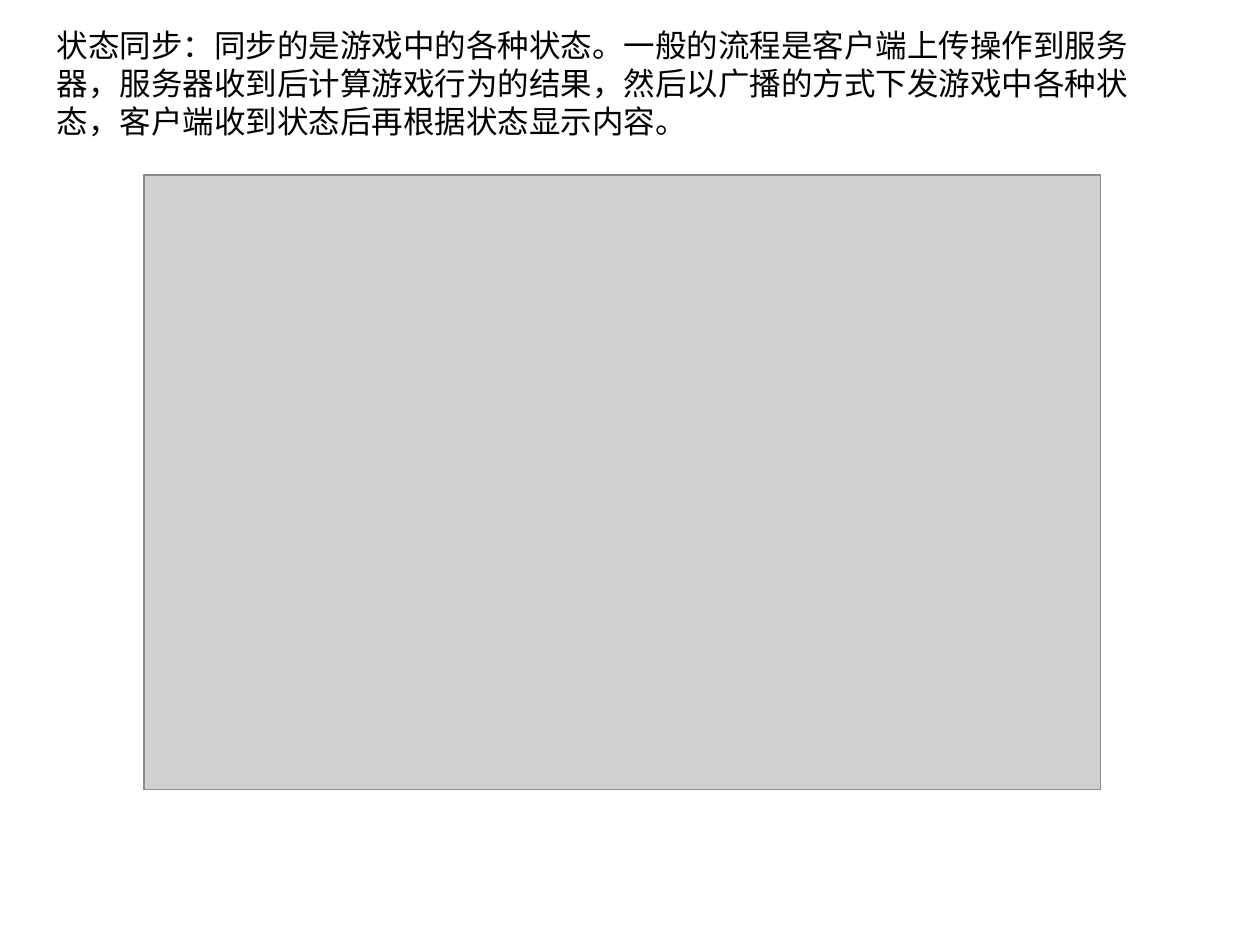
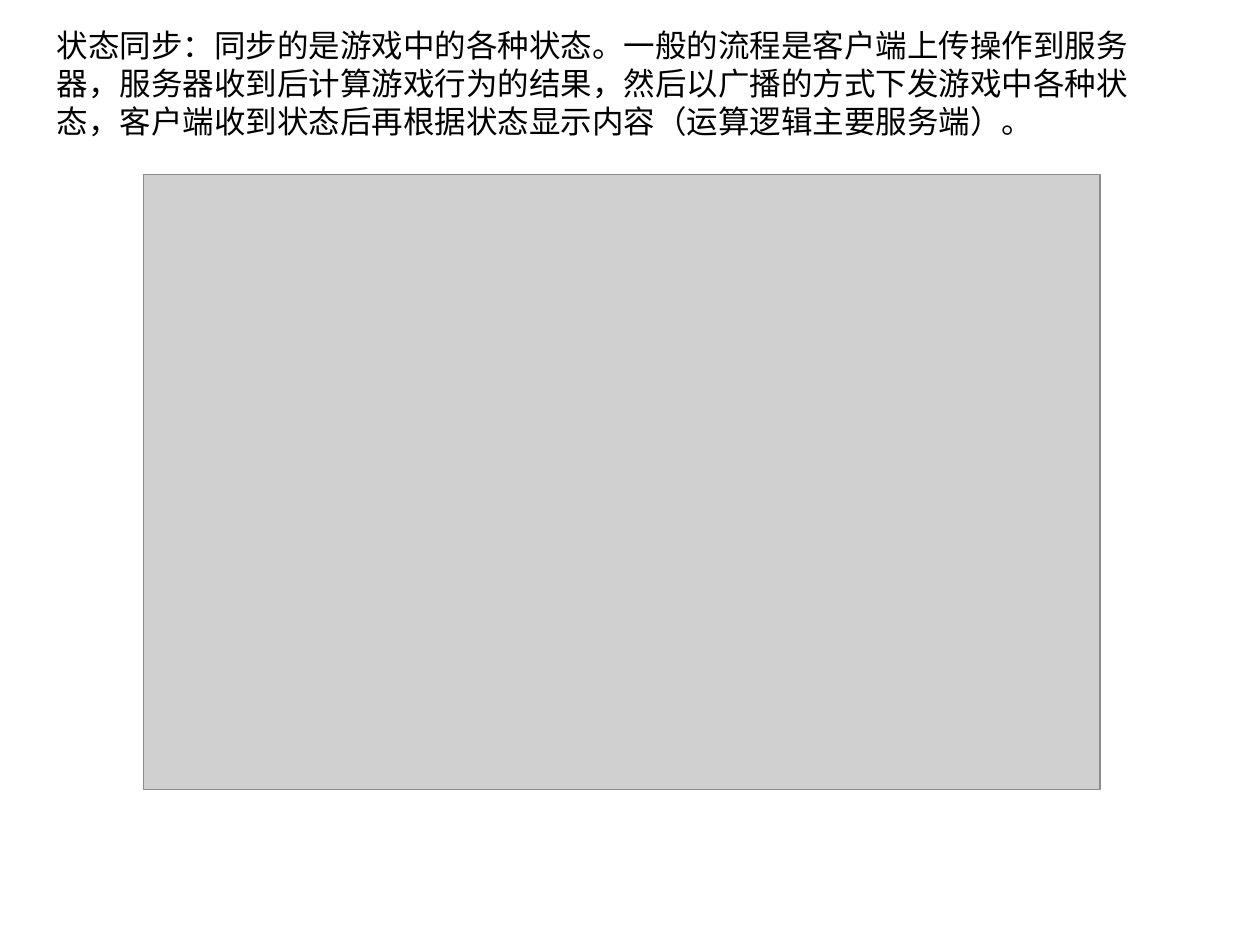
Before and after one commit to cyk88888888/LockStep-StateSynchronization, a slide deck: slide 15 of 浅析帧同步和状态同步.ppt (slide 10 before the commit). Drawn at 1260x945 pixels with LibreOffice and Linux fonts; fonts in the diff are those of the drawing; grey boxes stand for pictures. Boxes give left, top, right and bottom in pixels: in the first picture for what was removed or moved away, otherwise in the second. Text is boxed around its words. In the diff, an @@ line names an element or a change of style, - is before the commit and + after.

```diff
--- a/浅析帧同步和状态同步.ppt
+++ b/浅析帧同步和状态同步.ppt
@@ text at (x1=57, y1=30, x2=1128, y2=136): text changed @@
-状态同步：同步的是游戏中的各种状态。一般的流程是客户端上传操作到服务器，服务器收到后计算游戏行为的结果，然后以广播的方式下发游戏中各种状态，客户端收到状态后再根据状态显示内容。
+状态同步：同步的是游戏中的各种状态。一般的流程是客户端上传操作到服务器，服务器收到后计算游戏行为的结果，然后以广播的方式下发游戏中各种状态，客户端收到状态后再根据状态显示内容（运算逻辑主要服务端）。
```
Also in this commit, not shown: 3 other slides changed, 11 slides added, 8 slides removed, 8 other files.
